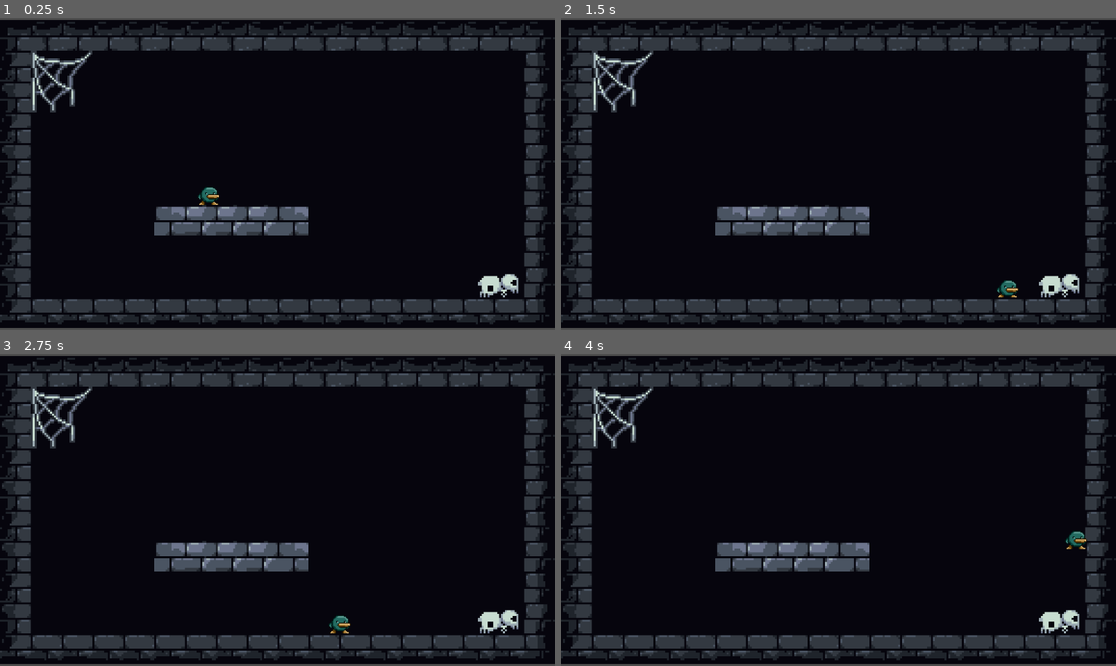
Above: before the commit, frames 1-4 (two rows, left to right).
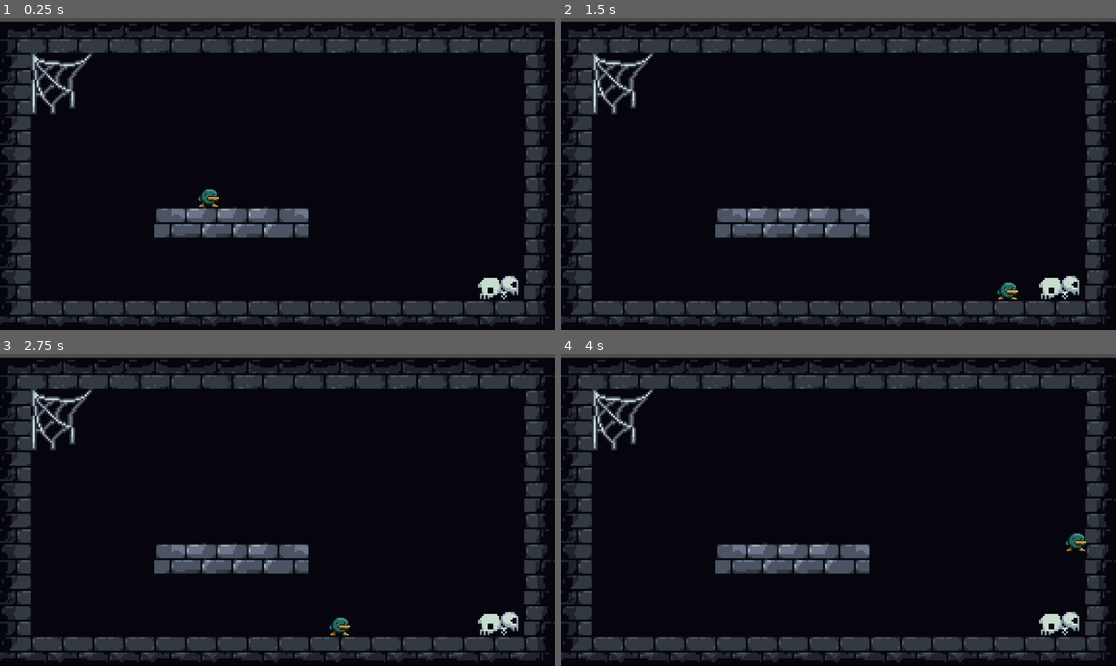
Above: after the commit, the same moments.

Repository: Jonon/tiny-but-mighty
Game: Godot game, scene res://scenes/game.tscn
The game is run twice, just before and just after one commit, with the same random seed, the same clock (stepped at 60 frames per second) and the same inputs.
Inputs:
- Up to frame 1 (0.25 s): no input
- Up to frame 2 (1.5 s): tap Enter (ui_accept) at 0.5, 0.77 s; hold Right (ui_right) from 0.53 s (still down)
- Up to frame 3 (2.75 s): tap Enter (ui_accept) at 1.52 s; release Right (ui_right) at 2.03 s; hold Left (ui_left) from 2.03 s (still down)
- Up to frame 4 (4 s): release Left (ui_left) at 2.78 s; hold Right (ui_right) from 2.78 s (still down); tap Enter (ui_accept) at 3.02, 3.77 s

The runs differ from the first frame. In frame 1, 10% of the frame differs, in the area x 0-100%, y 0-100%; in frame 2, 10%; in frame 3, 10%; in frame 4, 10%.

Commit message:
Add camera moving with player and restrict camera movment to only move upwards

Diff:
--- a/scenes/game.tscn
+++ b/scenes/game.tscn
@@ -515,5 +515,9 @@
 [node name="Player" parent="." instance=ExtResource("1_b34hx")]
 position = Vector2(-35, 17)
 
-[node name="Camera2D" type="Camera2D" parent="."]
+[node name="Camera2D" type="Camera2D" parent="Player"]
+position = Vector2(35, -17)
 zoom = Vector2(4, 4)
+limit_left = -144
+limit_right = 144
+limit_bottom = 80
